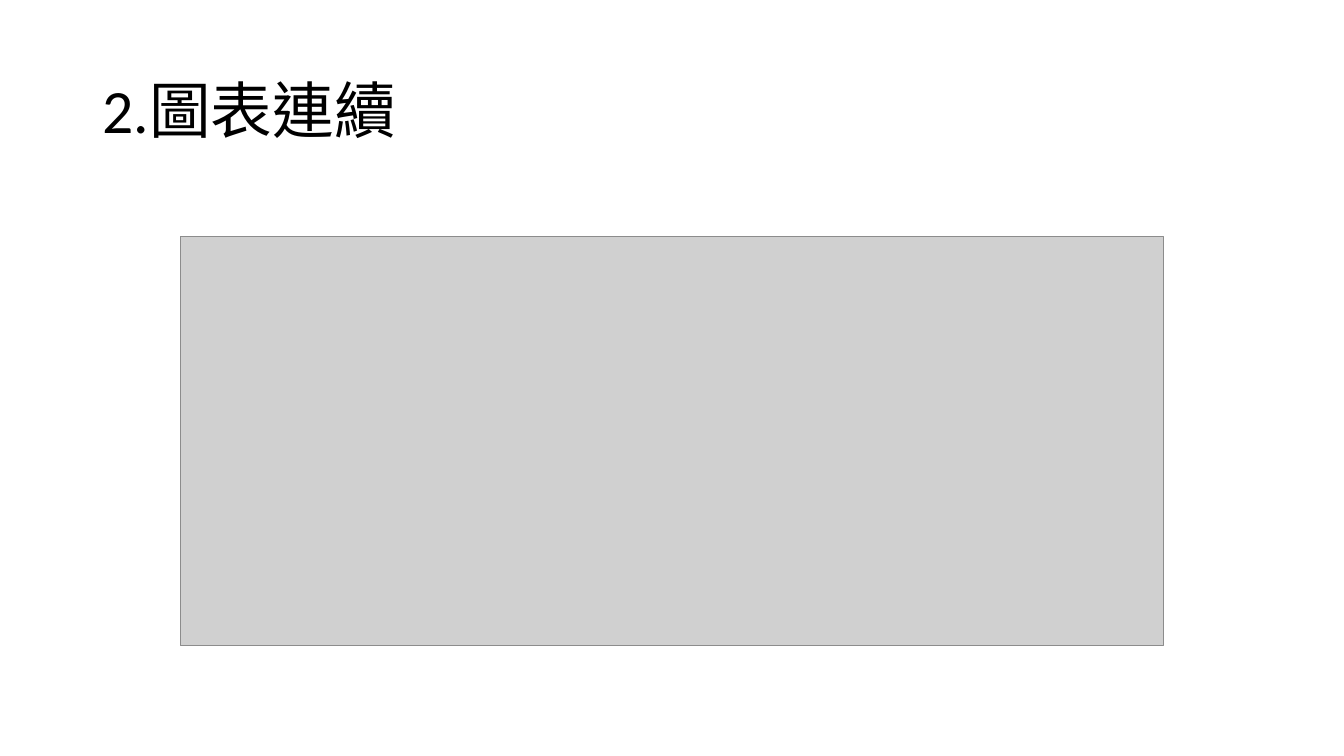
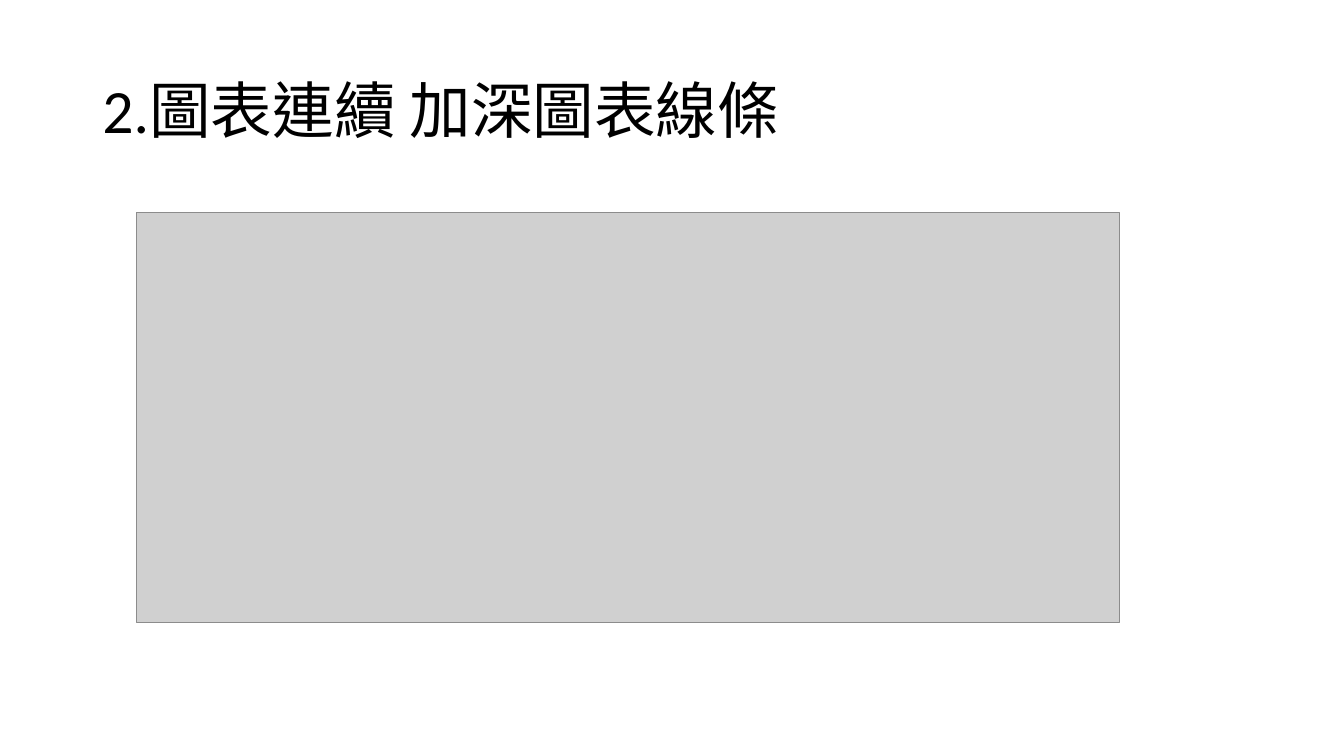
Before and after one commit to Sheng-wayne/Static-1, a slide deck: slide 8 of EXCEL0929.pptx. Drawn at 1344x756 pixels with LibreOffice and Linux fonts; fonts in the diff are those of the drawing; grey boxes stand for pictures. Boxes give left, top, right and bottom in pixels: in the first picture for what was removed or moved away, otherwise in the second. Text is boxed around its words. In the diff, an @@ line names an element or a change of style, - is before the commit and + after.

Commit message:
20201006

```diff
--- a/EXCEL0929.pptx
+++ b/EXCEL0929.pptx
@@ title at (102, 81, 779, 138): text changed @@
-2.圖表連續
+2.圖表連續 加深圖表線條
@@ picture: place and size @@
-picture at (180, 236, 1164, 645)
+picture at (136, 213, 1119, 622)
```
Also in this commit, not shown: 1 slide added, 1 slide removed.
